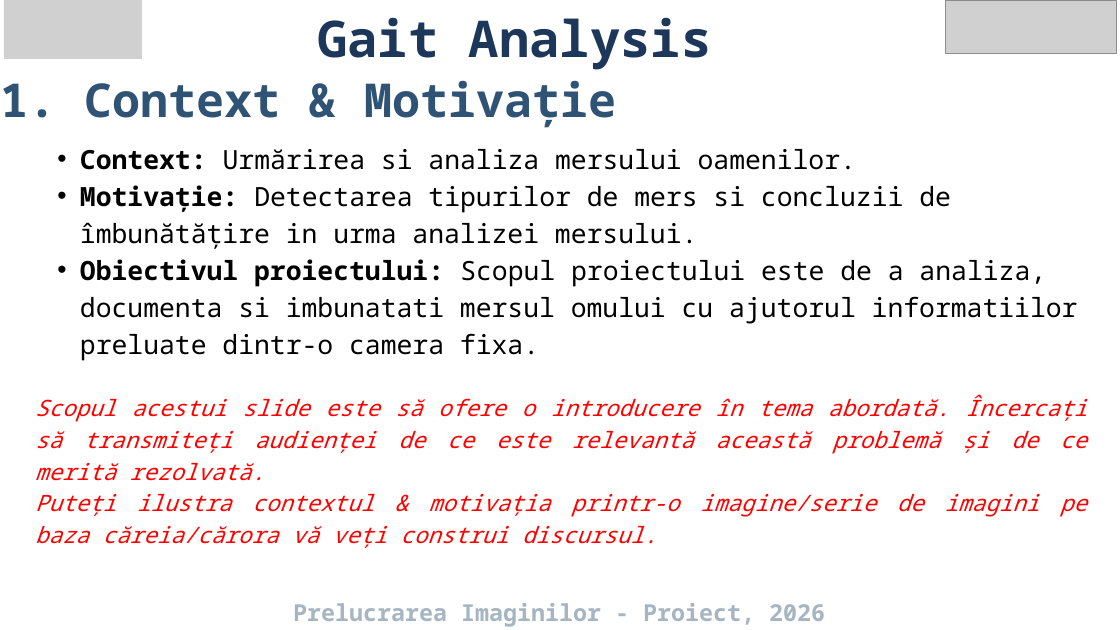
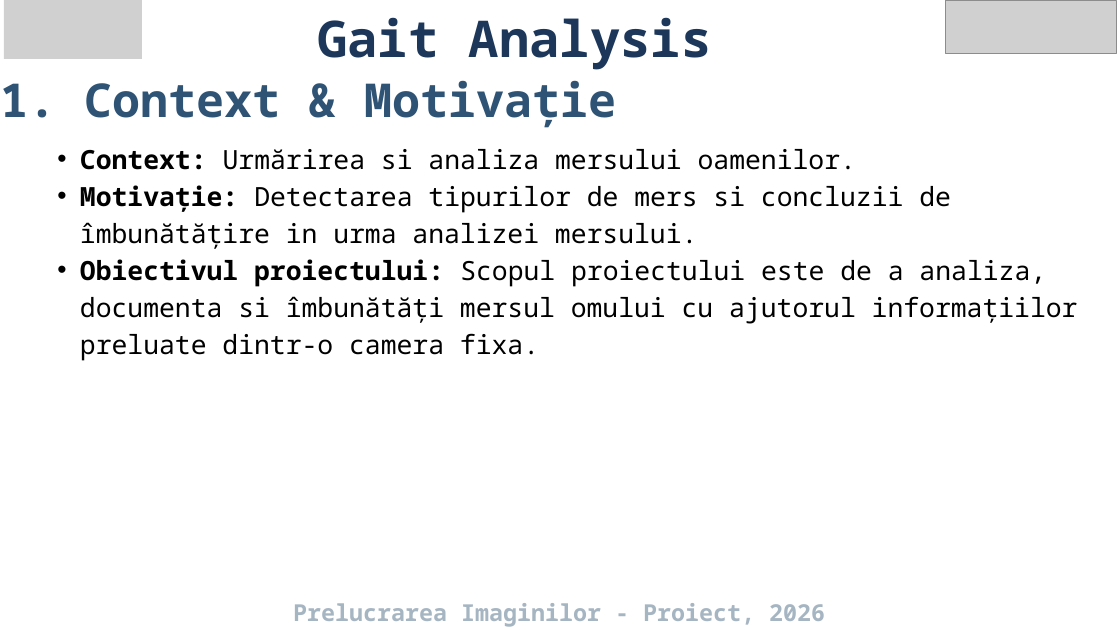
Before and after one commit to SaltieSaltie/Gait-Analysis_PI_Project, a slide deck: slide 2 of Resources/Gait Analysis.pptx. Drawn at 1120x630 pixels with LibreOffice and Linux fonts; fonts in the diff are those of the drawing; grey boxes stand for pictures. Boxes give left, top, right and bottom in pixels: in the first picture for what was removed or moved away, otherwise in the second. Text is boxed around its words. In the diff, an @@ line names an element or a change of style, - is before the commit and + after.

```diff
--- a/Resources/Gait Analysis.pptx
+++ b/Resources/Gait Analysis.pptx
@@ text at (80, 259, 1078, 361): text changed; size 29 to 34 pt; text colour #FF0000 to #000000; italic off @@
-  • Obiectivul proiectului: Scopul proiectului este de a analiza, documenta si imbunatati mersul omului cu ajutorul informatiilor preluate dintr-o camera fixa.
-Scopul acestui slide este să ofere o introducere în tema abordată. Încercați să transmiteți audienței de ce este relevantă această problemă și de ce merită rezolvată.
-Puteți ilustra contextul & motivația printr-o imagine/serie de imagini pe baza căreia/cărora vă veți construi discursul.
+  • Obiectivul proiectului: Scopul proiectului este de a analiza, documenta si îmbunătăți mersul omului cu ajutorul informațiilor preluate dintr-o camera fixa.
```
Also in this commit, not shown: 7 other slides changed, 3 slides added, 1 other file.
